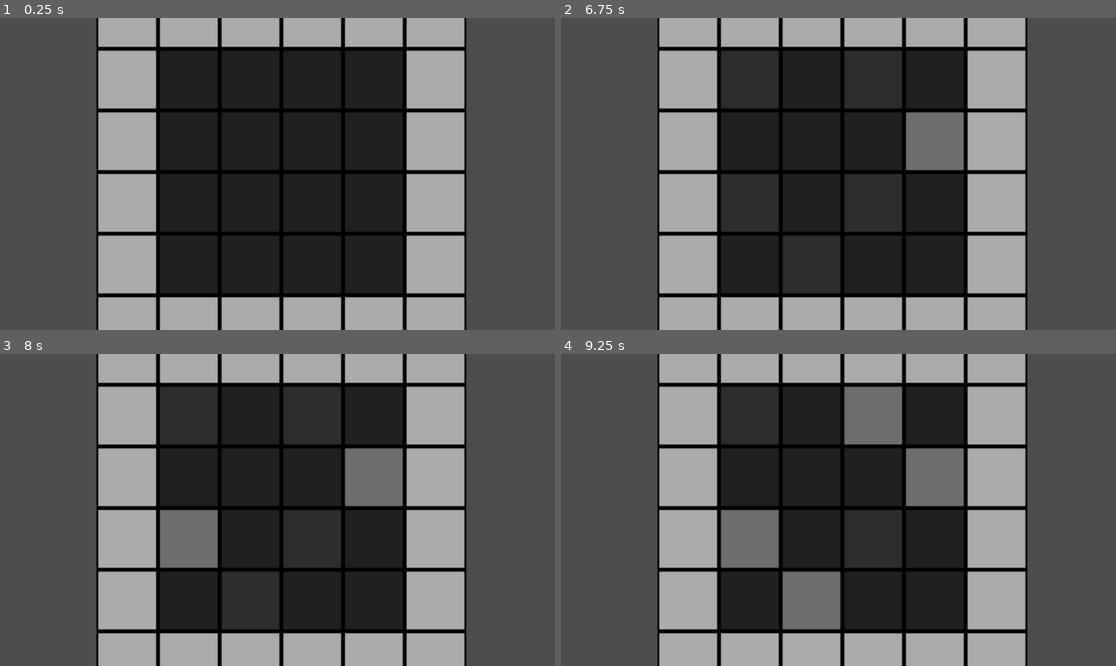
Above: before the commit, frames 1-4 (two rows, left to right).
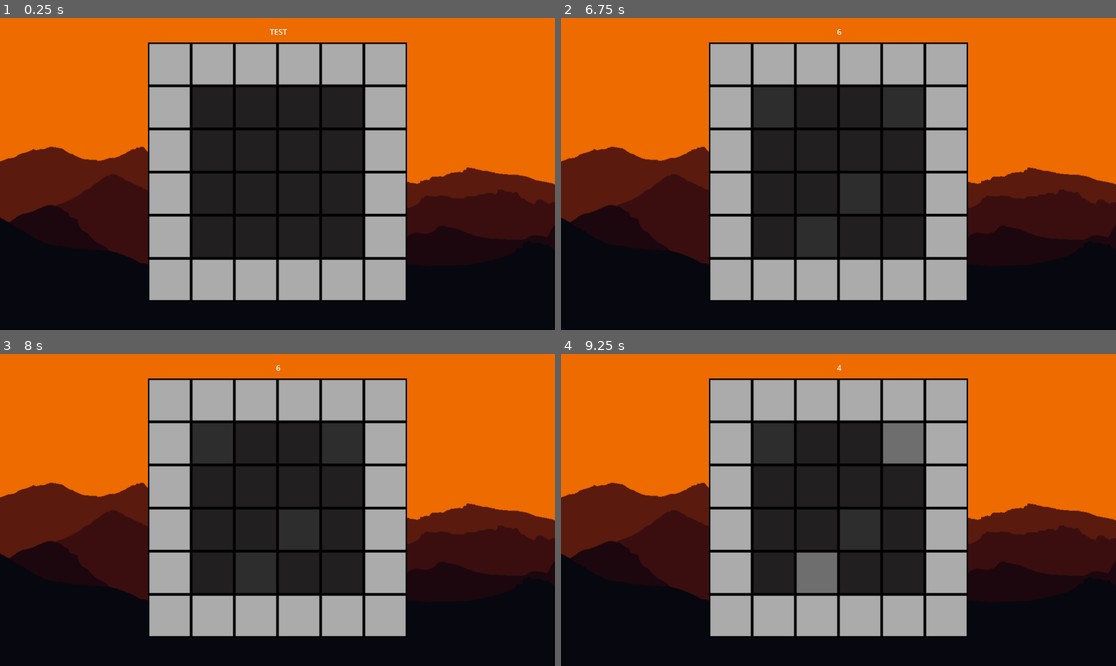
Above: after the commit, the same moments.

Repository: Ace238/Cave_Explorer
Game: Godot game, scene res://Excavation Game/excavation_game.tscn
Same seed, same stepped clock (60 frames per second), same inputs: the game is played once before the commit and once after it. The project has no main scene, so this scene is started directly.
Inputs (mouse positions are in pixels of both pictures, inside the frame that each line leads up to):
- Up to frame 1 (0.25 s): no input
- Up to frame 2 (6.75 s): tap Enter at 0.5, 2, 3.5 s; move the mouse to (960, 158) at 0.52 s; click (960, 158) at 0.67 s; tap Space at 1.25, 2.75, 4.25 s; move the mouse to (727, 189) at 1.27 s; click (727, 189) at 1.42 s; move the mouse to (894, 105) at 2.02 s; click (894, 105) at 2.17 s; move the mouse to (810, 236) at 2.77 s; click (810, 236) at 2.92 s; move the mouse to (1005, 220) at 3.52 s; click (1005, 220) at 3.67 s; move the mouse to (672, 127) at 4.27 s; click (672, 127) at 4.42 s; move the mouse to (866, 174) at 5.02 s; click (866, 174) at 5.17 s; move the mouse to (755, 96) at 5.77 s; click (755, 96) at 5.92 s; move the mouse to (960, 158) at 6.52 s; click (960, 158) at 6.67 s
- Up to frame 3 (8 s): move the mouse to (166, 525) at 7.27 s; click (166, 525) at 7.42 s
- Up to frame 4 (9.25 s): move the mouse to (894, 441) at 8.02 s; click (894, 441) at 8.17 s; move the mouse to (810, 572) at 8.77 s; click (810, 572) at 8.92 s

The runs differ from the first frame. In frame 1, 83% of the frame differs, in the area x 0-100%, y 0-100%; in frame 2, 84%; in frame 3, 85%; in frame 4, 86%.

Commit message:
Added wall strength counter and label.

Diff:
--- a/Excavation Game/excavation_game.gd
+++ b/Excavation Game/excavation_game.gd
@@ -1,4 +1,8 @@
 extends Node2D
+
+var counter = 10
+@onready var health = $wall_health
+
 
 func _unhandled_input(event):
 	if event is InputEventMouseButton and event.is_pressed():
@@ -19,8 +23,18 @@
 		var clicked_cell_depth = -1
 
 		if clicked_cell_data:
+
+			if counter > 0:
+				counter = counter - 1
+				print(counter)
+				health.text = str(counter)
+
+			else:
+				print("Wall collapsed.")
+				health.text = "Wall collapsed."
+
 			clicked_cell_depth = clicked_cell_data.get_custom_data("depth")
-			print(clicked_cell_depth)
+#			print(clicked_cell_depth)
 			clicked_cell_depth = max(0, clicked_cell_depth - 1)
 
 			tile_map.set_cell(0, clicked_cell_position, 0, Vector2i(clicked_cell_depth, 0), 0)
--- a/Excavation Game/excavation_game.tscn
+++ b/Excavation Game/excavation_game.tscn
@@ -1,14 +1,15 @@
-[gd_scene load_steps=3 format=3 uid="uid://ct4gbb5lgrybp"]
+[gd_scene load_steps=4 format=3 uid="uid://ct4gbb5lgrybp"]
 
 [ext_resource type="Script" path="res://Excavation Game/excavation_game.gd" id="1_rh2vo"]
 [ext_resource type="TileSet" uid="uid://bd2ugbifvlo03" path="res://Art/Excavation_Game_Art/Tile_Sets/cell_tile_set.tres" id="2_pswh3"]
+[ext_resource type="Texture2D" uid="uid://bex6cgfwm11wb" path="res://Art/Backgrounds/red_dusk_background.png" id="3_voerb"]
 
 [node name="Excavation Game" type="Node2D"]
 script = ExtResource("1_rh2vo")
 
 [node name="my_map" type="TileMap" parent="."]
-position = Vector2(584, 320)
-scale = Vector2(2, 2)
+position = Vector2(576, 320)
+scale = Vector2(1.4, 1.4)
 tile_set = ExtResource("2_pswh3")
 format = 2
 layer_0/name = "1 - Rock Layer"
@@ -27,3 +28,24 @@
 layer_2/y_sort_origin = 0
 layer_2/z_index = -2
 layer_2/tile_data = PackedInt32Array(-131075, 0, 0, -65539, 0, 0, -3, 0, 0, 65533, 0, 0, 131069, 0, 0, 196605, 0, 0, -1 …(397 unchanged characters)…
+
+[node name="RedDuskBackground" type="Sprite2D" parent="."]
+z_index = -3
+position = Vector2(576, 320)
+texture = ExtResource("3_voerb")
+
+[node name="wall_health" type="Label" parent="."]
+anchors_preset = 8
+anchor_left = 0.5
+anchor_top = 0.5
+anchor_right = 0.5
+anchor_bottom = 0.5
+offset_left = 560.0
+offset_top = 16.0
+offset_right = 596.0
+offset_bottom = 42.0
+grow_horizontal = 2
+grow_vertical = 2
+text = "TEST"
+horizontal_alignment = 1
+vertical_alignment = 1
Binary file added: Art/Backgrounds/red_dusk_background.png
Not shown, added: Art/Backgrounds/red_dusk_background.png.import
